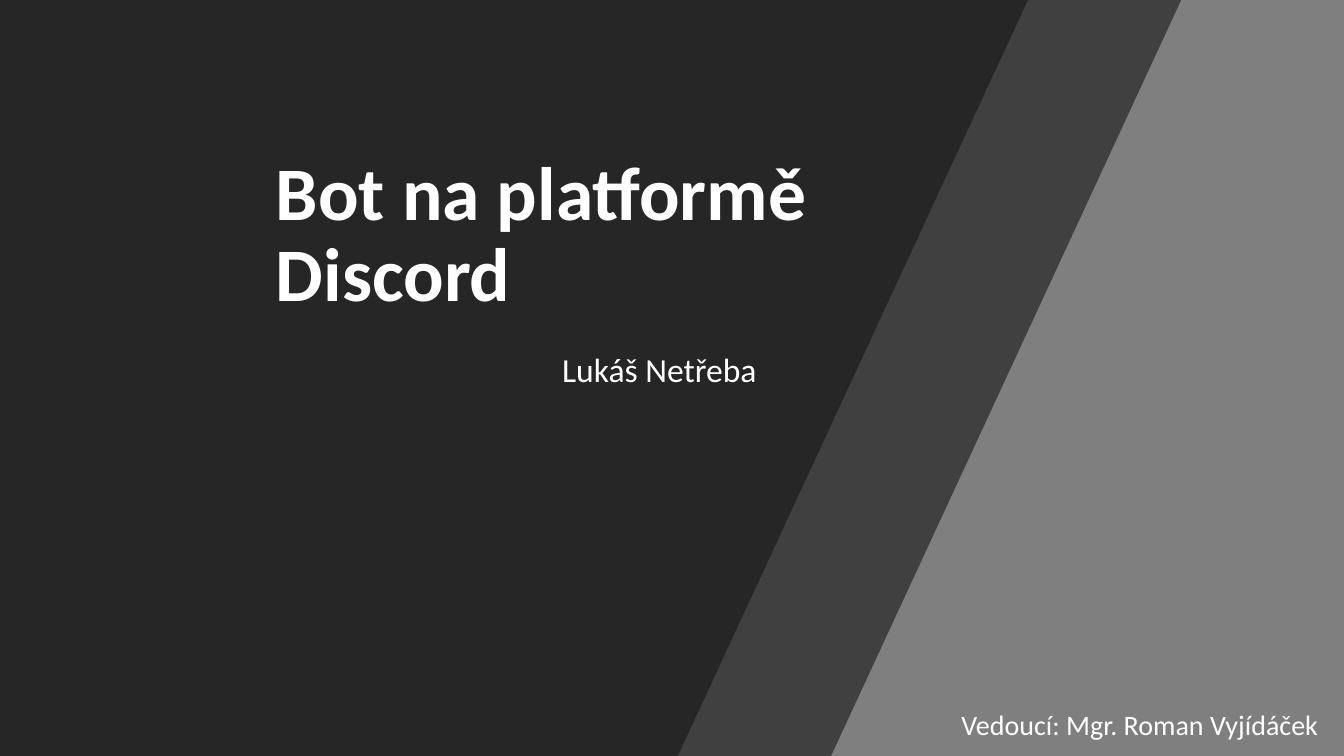
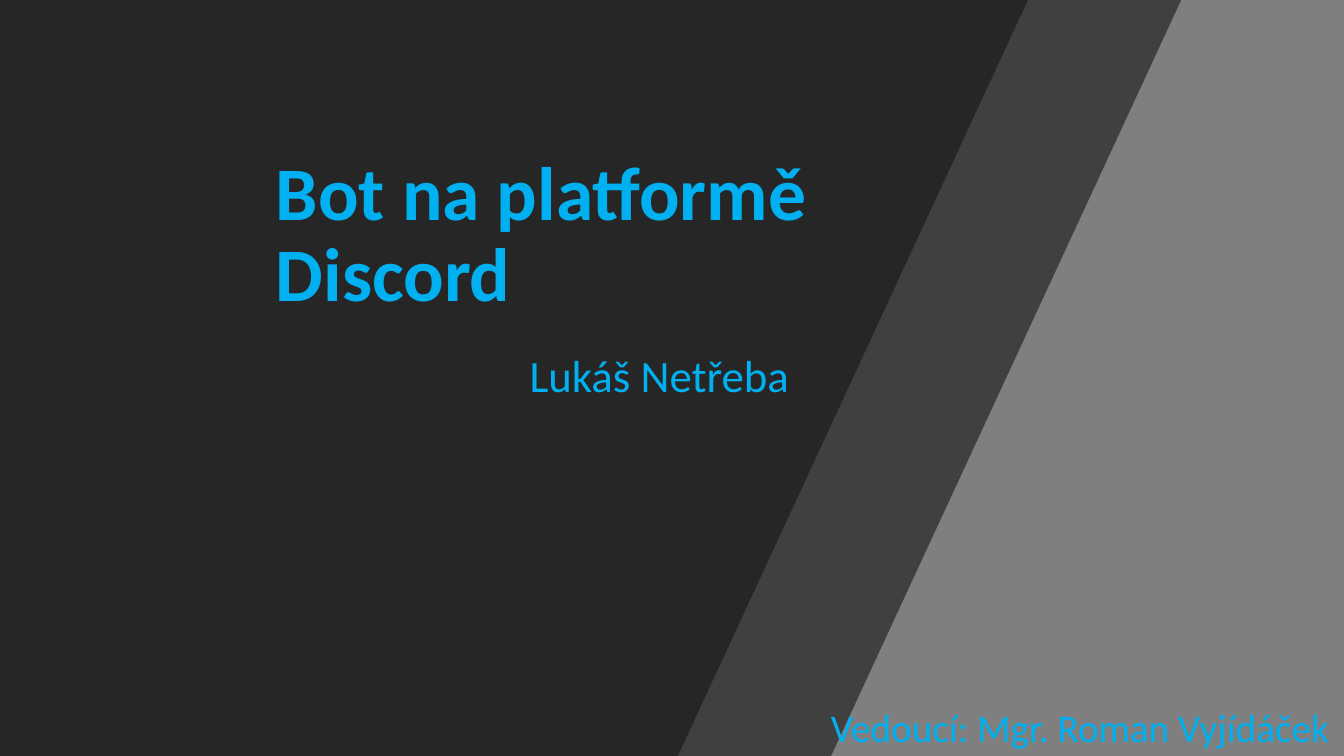
Before and after one commit to Fortex365/DiscordBot, a slide deck: slide 1 of Bot na platformě Discord.pptx. Drawn at 1344x756 pixels with LibreOffice and Linux fonts; fonts in the diff are those of the drawing. Boxes give left, top, right and bottom in pixels: in the first picture for what was removed or moved away, otherwise in the second. Text is boxed around its words. In the diff, an @@ line names an element or a change of style, - is before the commit and + after.

```diff
--- a/Bot na platformě Discord.pptx
+++ b/Bot na platformě Discord.pptx
@@ title "Bot na platformě Discord" at (276, 167, 806, 302): text colour #FFFFFF to #00B0F0 @@
@@ subtitle "Lukáš Netřeba" at (530, 361, 789, 393): size 24 to 32 pt, text colour #FFFFFF to #00B0F0 @@
@@ text "Vedoucí: Mgr. Roman Vyjídáček": place and size @@
-text "Vedoucí: Mgr. Roman Vyjídáček" at (961, 715, 1318, 740)
+text "Vedoucí: Mgr. Roman Vyjídáček" at (831, 709, 1329, 752)
@@ text "Vedoucí: Mgr. Roman Vyjídáček" at (831, 709, 1329, 752): size 20 to 28 pt, text colour #FFFFFF to #00B0F0 @@
```
Also in this commit, not shown: 19 other slides changed, 1 slide added.
